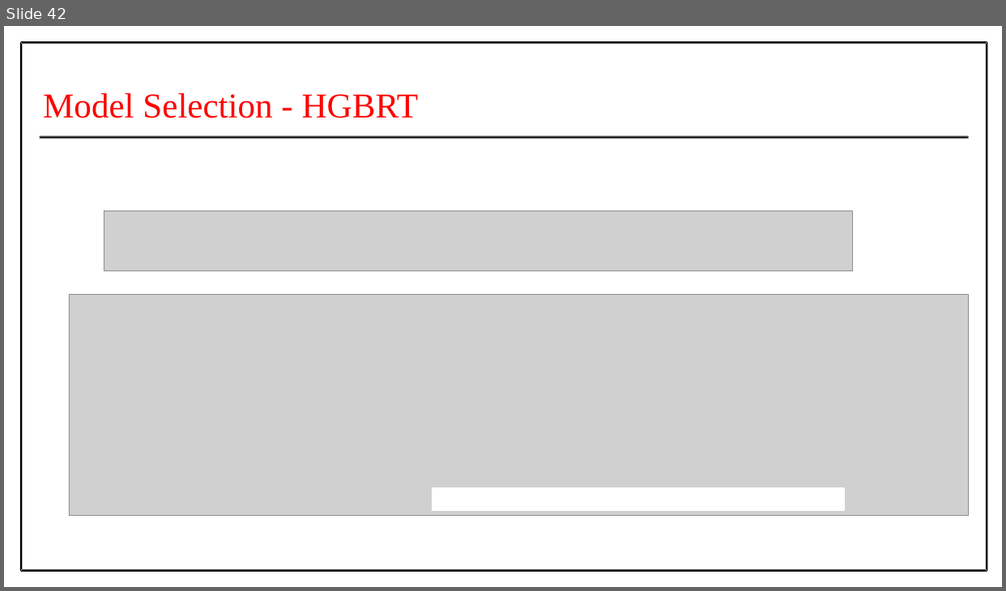
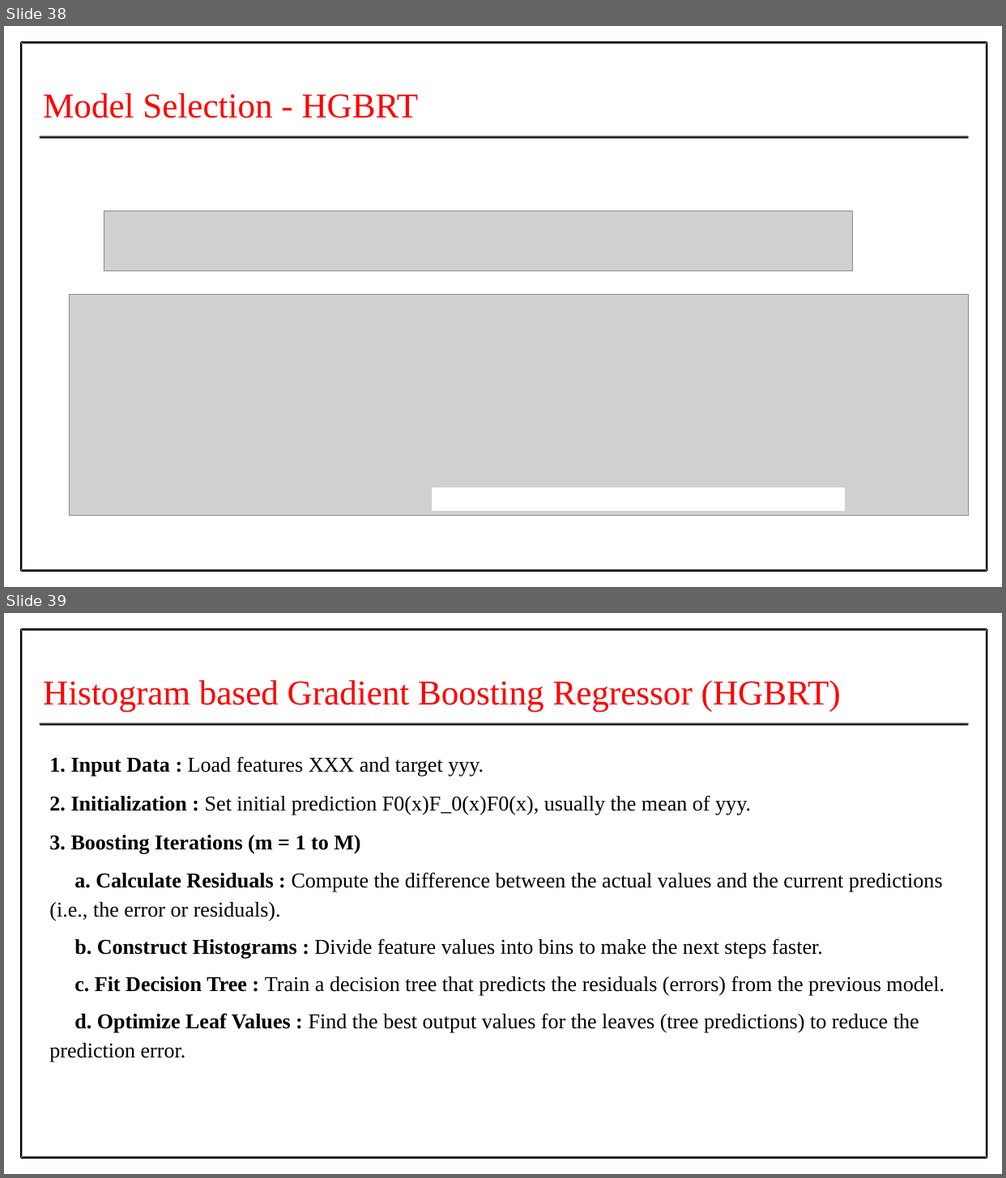
Before and after one commit to Prithiv-vijai/5g_MEC, a slide deck: files/Batch_4 IT-G2 Second Review.pptx. Shown one above the other, each under a label of ours: slide 42 before the commit, slides 38 and 39 after it. The pictures are 1006x591 and 1006x1178 pixels, drawn with LibreOffice and Linux fonts; fonts in the diff are those of the drawing; grey boxes stand for pictures. Boxes give left, top, right and bottom in pixels: in the first picture for what was removed or moved away, otherwise in the second. Text is boxed around its words. In the diff, an @@ line names an element or a change of style, - is before the commit and + after.

Commit message:
added ga , ppt updated with best tpe (seed=60)

```diff
--- a/files/Batch_4 IT-G2 Second Review.pptx
+++ b/files/Batch_4 IT-G2 Second Review.pptx
@@ slide 39 added at [4, 613, 1002, 1174], background #FFFFFF @@
@@ freeform shape added at [20, 628, 987, 1159], fill #000000 @@
@@ text added at [43, 680, 841, 712], 50.4 pt, text #FF0000 @@
+Histogram based Gradient Boosting Regressor (HGBRT)
@@ freeform shape added at [40, 723, 968, 726], fill #000000 @@
@@ freeform shape added at [40, 723, 969, 726], fill #595959 @@
@@ text added at [49, 756, 944, 1063], 30.5 pt, text #000000 @@
+1. Input Data : Load features XXX and target yyy.
+2. Initialization : Set initial prediction F0(x)F_0(x)F0(x), usually the mean of yyy.
+3. Boosting Iterations (m = 1 to M)
+a. Calculate Residuals : Compute the difference between the actual values and the current predictions (i.e., the error or residuals).
+b. Construct Histograms : Divide feature values into bins to make the next steps faster.
+c. Fit Decision Tree : Train a decision tree that predicts the residuals (errors) from the previous model.
+d. Optimize Leaf Values : Find the best output values for the leaves (tree predictions) to reduce the prediction error.
@@ what was slide 42 is now slide 38 @@
```
Also in this commit, not shown: 8 slides changed, 1 other slide added, 6 other files.
